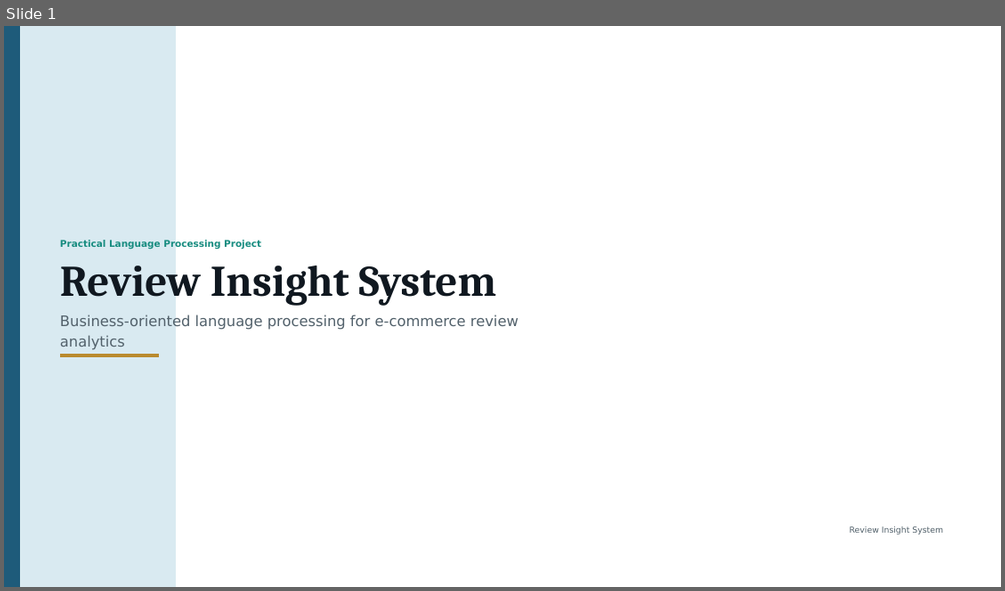
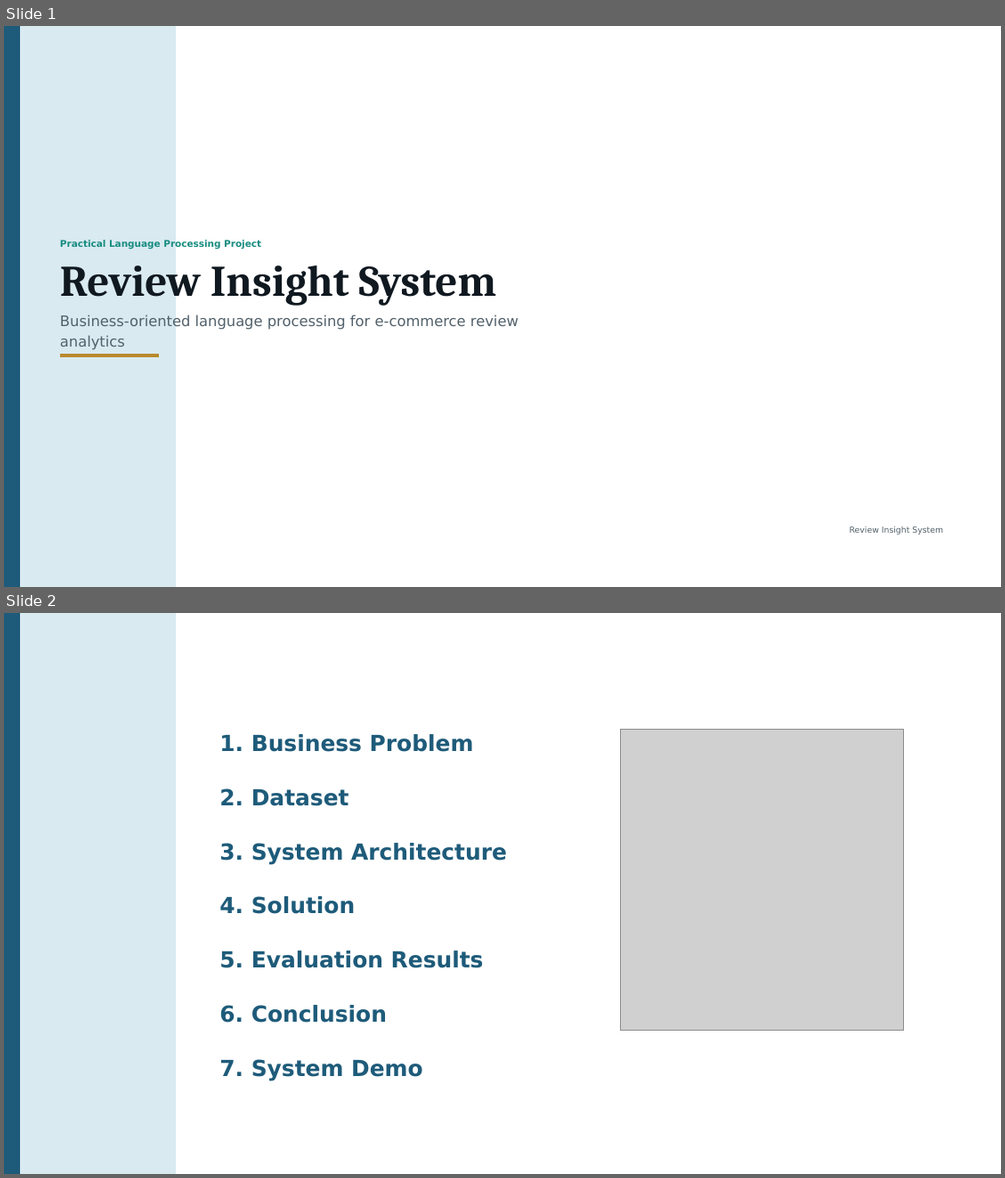
Before and after one commit to mrzhao11/Review_Insight_System-ISY5004-Group14, a slide deck: Review-Insight-System.pptx. Shown one above the other, each under a label of ours: slide 1 before the commit, slides 1 and 2 after it. The pictures are 1005x591 and 1005x1178 pixels, drawn with LibreOffice and Linux fonts; fonts in the diff are those of the drawing; grey boxes stand for pictures. Boxes give left, top, right and bottom in pixels: in the first picture for what was removed or moved away, otherwise in the second. Text is boxed around its words. In the diff, an @@ line names an element or a change of style, - is before the commit and + after.

```diff
--- a/Review-Insight-System.pptx
+++ b/Review-Insight-System.pptx
@@ slide 2 added at <box>4,613,1001,1174</box>, background #FFFFFF @@
@@ rectangle added at <box>4,613,176,1174</box>, fill #D9EAF1, outline #D9EAF1 0 pt @@
@@ rectangle added at <box>4,613,19,1174</box>, fill #1E5B7A, outline #1E5B7A 0 pt @@
@@ text added at <box>219,734,474,752</box>, 32 pt, text #1E5B7A, bold @@
+1. Business Problem
@@ picture added at <box>620,729,903,1030</box> @@
@@ text added at <box>219,788,349,806</box>, 32 pt, text #1E5B7A, bold @@
+2. Dataset
@@ text added at <box>219,843,507,865</box>, 32 pt, text #1E5B7A, bold @@
+3. System Architecture
@@ text added at <box>219,896,355,914</box>, 32 pt, text #1E5B7A, bold @@
+4. Solution
@@ text added at <box>219,950,484,968</box>, 32 pt, text #1E5B7A, bold @@
+5. Evaluation Results
@@ text added at <box>219,1005,387,1022</box>, 32 pt, text #1E5B7A, bold @@
+6. Conclusion
@@ text added at <box>219,1059,423,1081</box>, 32 pt, text #1E5B7A, bold @@
+7. System Demo
```
Also in this commit, not shown: 1 slide changed, 10 other slides added, 5 slides removed.
